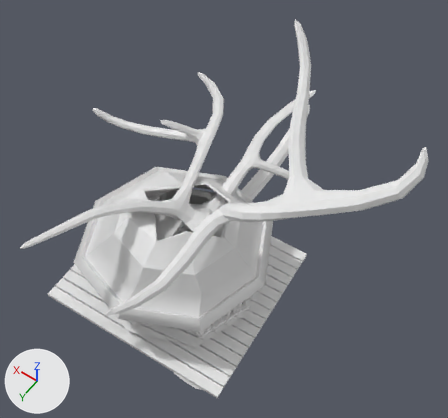
One commit to the Blender file Assets/Models/treehouse/treehouse.blend: the scene before it, then after it.
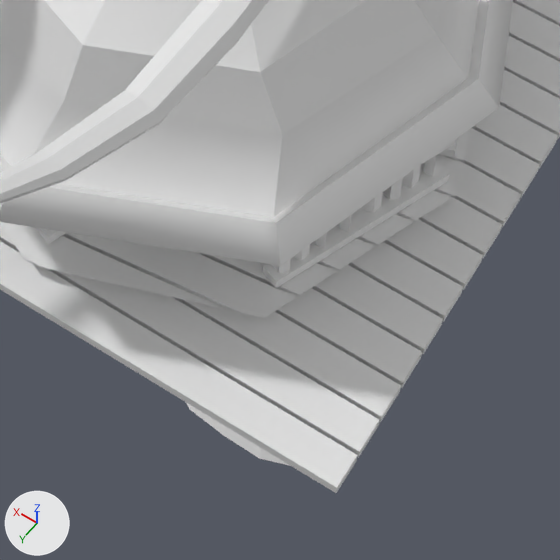
Each version is shown from a camera (50 mm lens) standing at (-46.5, 50.1, 142.0) and looking at (-5.1, -7.9, 50.9), then close up on the part from 27% to 63% of the width and 61% to 100% of the height. Every picture has the same lights, and +X, +Y and +Z are marked at lower left.

The first close-up shows 'Fence', 'HouseRoof', 'OctagonFloor', 'Tree', 'TreeHouseFloor'.
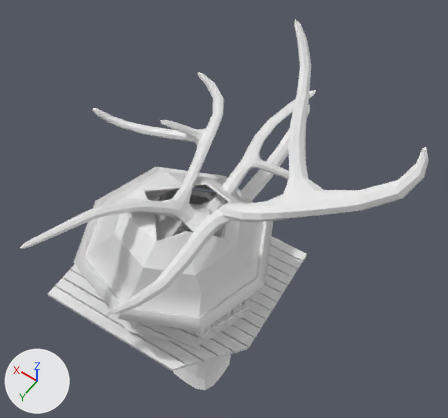
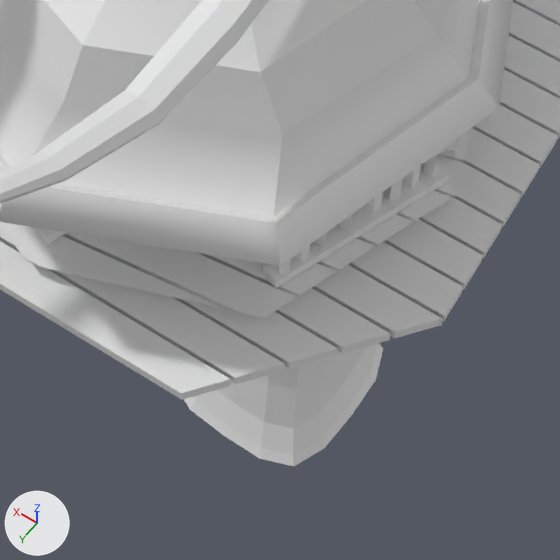
Location of each change, (x1, y1, x2, y2) in pixels of the close-ups (560 x 560 px; the box of a moved part takes in the faces that stretch with it):
```json
{"object": "TreeHouseFloor", "change": "reshaped", "before": [0, 0, 560, 493], "after": [0, 0, 560, 400]}
{"part": 1, "of": "me_mesh_033", "change": "moved or reshaped", "before": [179, 317, 443, 493], "after": [179, 317, 443, 400]}
```

Scene script edits in JSON lines:
```json
{"block": "me_mesh_033", "where": "# used by ob_treehousefloor; parent = ob_treehouse; location = (0.0, 0.0, 0.0)"}
{"op": "remove", "block": "me_mesh_033", "code": "me_mesh_033.from_pydata(...)  # 176 vertices, 126 faces; spans x -23.3..14.8, y -13.7..22.5, z 41.7..45.3"}
{"op": "add", "block": "me_mesh_033", "code": "me_mesh_033.from_pydata(...)  # 180 vertices, 128 faces; spans x -22.5..14.8, y -13.7..22.5, z 41.7..45.3"}
{"block": "me_mesh_033", "change": "me_mesh_033 part 1"}
{"block": "me_mesh_033", "change": "2 vertices are removed from x -22.6, y 11.2, z 42.5..43.2"}
{"block": "me_mesh_033", "change": "4 faces are deleted"}
{"block": "me_mesh_033", "change": "16 vertices move from x -23.3..-22.6, y 11.4..19.5, z 42.5..43.5 to x -20.8..-14.5, y 11.5..20.3, z 42.6..44.0"}
{"block": "me_mesh_033", "change": "6 vertices are added at (-22.5, 9.4, 43.2), (-22.4, 9.4, 42.4), (-21.0, 11.3, 43.3), (-21.0, 11.3, 42.6), (-22.4, 9.3, 42.5), (-22.4, 9.3, 43.2)"}
{"block": "me_mesh_033", "change": "4 new faces join them, mat_plancks (white #e7e7e7)"}
{"block": "me_mesh_033", "change": "2 new faces join them"}
```
